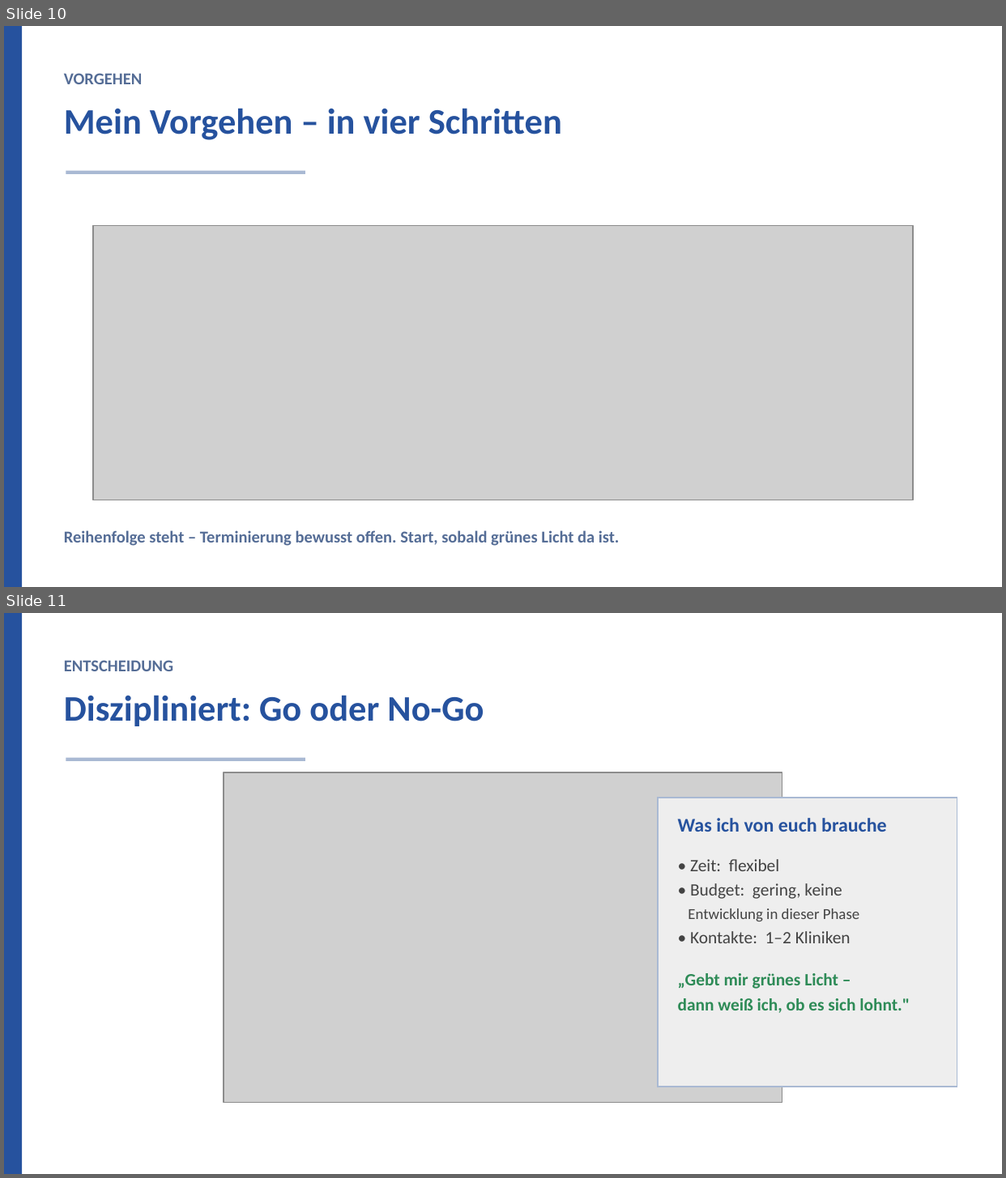
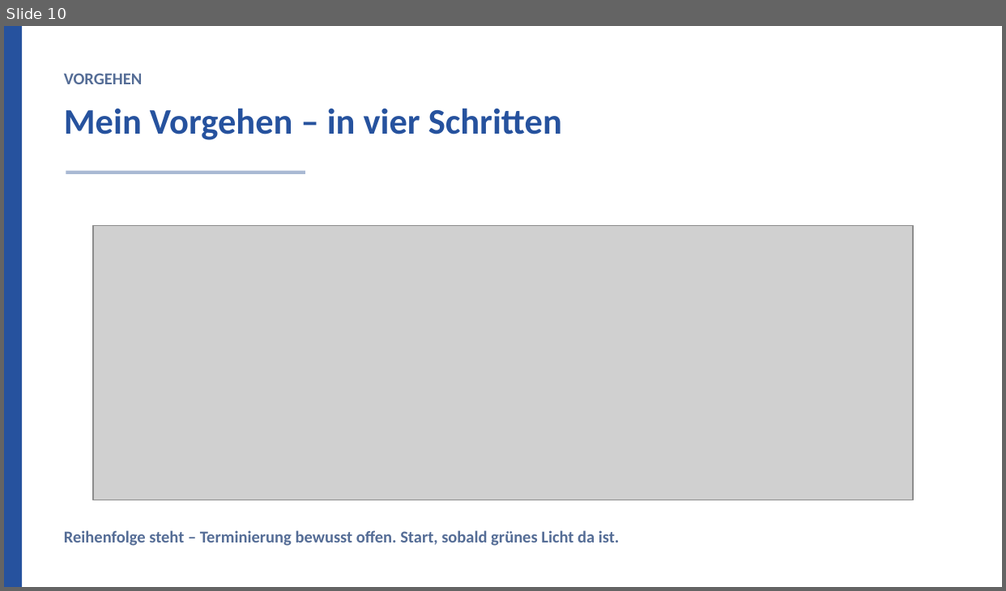
Before and after one commit to Sebastianue/hallo-github, a slide deck: audio-ki-op/praesentation/Audio-KI-OP-Praesentation.pptx. Shown one above the other, each under a label of ours: slides 10 and 11 before the commit, slide 10 after it. The pictures are 1006x1178 and 1006x591 pixels, drawn with LibreOffice and Linux fonts; fonts in the diff are those of the drawing; grey boxes stand for pictures; background and template pictures are left out. Boxes give left, top, right and bottom in pixels: in the first picture for what was removed or moved away, otherwise in the second. Text is boxed around its words. In the diff, an @@ line names an element or a change of style, - is before the commit and + after.

```diff
--- a/audio-ki-op/praesentation/Audio-KI-OP-Praesentation.pptx
+++ b/audio-ki-op/praesentation/Audio-KI-OP-Praesentation.pptx
@@ slide 11 removed at bbox=[4, 613, 1002, 1174], background #FFFFFF @@
@@ rectangle removed at bbox=[4, 613, 22, 1174] @@
@@ text removed at bbox=[64, 660, 173, 671] @@
-ENTSCHEIDUNG
@@ text removed at bbox=[64, 695, 484, 726] @@
-Diszipliniert: Go oder No-Go
@@ rectangle removed at bbox=[66, 758, 305, 760] @@
@@ picture removed at bbox=[224, 773, 782, 1103] @@
@@ rectangle removed at bbox=[658, 798, 957, 1087] @@
@@ text removed at bbox=[678, 818, 910, 1013] @@
-Was ich von euch brauche
-• Zeit: flexibel
-• Budget: gering, keine
-Entwicklung in dieser Phase
-• Kontakte: 1–2 Kliniken
-„Gebt mir grünes Licht –
-dann weiß ich, ob es sich lohnt."
```
Also in this commit, not shown: 1 slide changed, 1 slide added, 7 other files.
